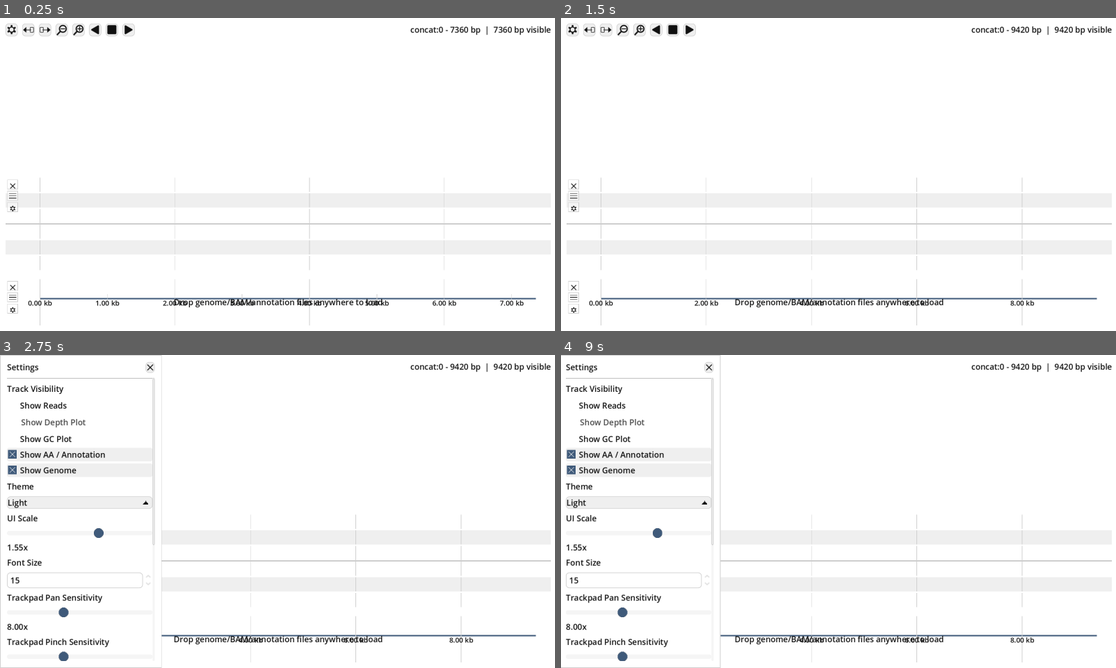
Above: before the commit, frames 1-4 (two rows, left to right).
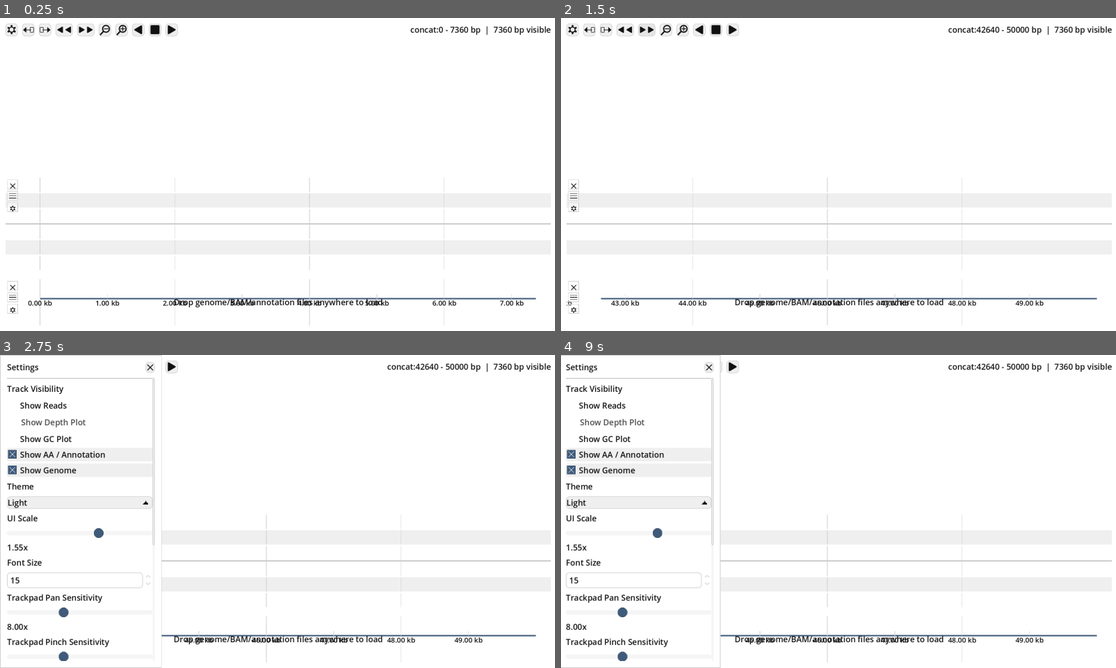
Above: after the commit, the same moments.

Repository: martinghunt/seqhiker
Game: Godot game, scene res://scenes/Main.tscn
Same seed, same stepped clock (60 frames per second), same inputs: the game is played once before the commit and once after it.
Inputs (mouse positions are in pixels of both pictures, inside the frame that each line leads up to):
- Up to frame 1 (0.25 s): no input
- Up to frame 2 (1.5 s): click (627, 30) at 0.5 s, where only the run after the commit has a clickable "BB"; click (644, 30) at 1.25 s, where only the run after the commit has a clickable "AA"
- Up to frame 3 (2.75 s): click "C" at 2 s
- Up to frame 4 (9 s): click "U" at 2.75 s; click "T" at 3.5 s; click "E" at 4.25 s; click "D" at 5 s; click "B" at 5.75 s; click "F" at 6.5 s; click "A" at 7.25 s; click "V" at 8 s; click "C" at 8.75 s

The runs differ from the first frame. In frame 1, 0.5% of the frame differs, in the area x 10-33%, y 1-6%; in frame 2, 1.4%, in the area x 1-100%, y 1-99%; in frame 3, 0.7%; in frame 4, 0.7%.

Commit message:
Add jump to start/end buttons

Diff:
--- a/scenes/Main.tscn
+++ b/scenes/Main.tscn
@@ -111,6 +111,18 @@
 shortcut = SubResource("Shortcut_pan_right")
 shortcut_in_tooltip = false
 text = "T"
+
+[node name="JumpStartButton" type="Button" parent="Root/TopBar/ActionClipper/ActionStrip"]
+layout_mode = 2
+tooltip_text = "Jump to genome start"
+theme_override_fonts/font = ExtResource("2_0bbpv")
+text = "BB"
+
+[node name="JumpEndButton" type="Button" parent="Root/TopBar/ActionClipper/ActionStrip"]
+layout_mode = 2
+tooltip_text = "Jump to genome end"
+theme_override_fonts/font = ExtResource("2_0bbpv")
+text = "AA"
 
 [node name="ZoomOutButton" type="Button" parent="Root/TopBar/ActionClipper/ActionStrip"]
 layout_mode = 2
--- a/scripts/genome_view.gd
+++ b/scripts/genome_view.gd
@@ -410,6 +410,26 @@
 		_zoom_tween.kill()
 	bp_per_px = clampf(bp_per_px_value, min_bp_per_px, max_bp_per_px)
 	view_start_bp = _clamp_start(start_bp)
+	_layout_read_scrollbar()
+	queue_redraw()
+	_emit_viewport_changed()
+
+func jump_to_start() -> void:
+	if _pan_tween and _pan_tween.is_running():
+		_pan_tween.kill()
+	if _zoom_tween and _zoom_tween.is_running():
+		_zoom_tween.kill()
+	view_start_bp = 0.0
+	_layout_read_scrollbar()
+	queue_redraw()
+	_emit_viewport_changed()
+
+func jump_to_end() -> void:
+	if _pan_tween and _pan_tween.is_running():
+		_pan_tween.kill()
+	if _zoom_tween and _zoom_tween.is_running():
+		_zoom_tween.kill()
+	view_start_bp = _clamp_start(float(chromosome_length))
 	_layout_read_scrollbar()
 	queue_redraw()
 	_emit_viewport_changed()
--- a/scripts/main.gd
+++ b/scripts/main.gd
@@ -50,7 +50,9 @@
 @onready var top_bar: HBoxContainer = $Root/TopBar
 @onready var settings_toggle_button: Button = $Root/TopBar/SettingsToggleButton
 @onready var pan_left_button: Button = $Root/TopBar/ActionClipper/ActionStrip/PanLeftButton
+@onready var jump_start_button: Button = $Root/TopBar/ActionClipper/ActionStrip/JumpStartButton
 @onready var pan_right_button: Button = $Root/TopBar/ActionClipper/ActionStrip/PanRightButton
+@onready var jump_end_button: Button = $Root/TopBar/ActionClipper/ActionStrip/JumpEndButton
 @onready var zoom_out_button: Button = $Root/TopBar/ActionClipper/ActionStrip/ZoomOutButton
 @onready var zoom_in_button: Button = $Root/TopBar/ActionClipper/ActionStrip/ZoomInButton
 @onready var play_button: Button = $Root/TopBar/ActionClipper/ActionStrip/PlayButton
@@ -299,7 +301,9 @@
 	close_settings_button.pressed.connect(_close_settings)
 	connect_button.pressed.connect(_connect_server)
 	pan_left_button.pressed.connect(func() -> void: genome_view.pan_by_fraction(-_pan_step_percent / 100.0))
+	jump_start_button.pressed.connect(func() -> void: genome_view.jump_to_start())
 	pan_right_button.pressed.connect(func() -> void: genome_view.pan_by_fraction(_pan_step_percent / 100.0))
+	jump_end_button.pressed.connect(func() -> void: genome_view.jump_to_end())
 	zoom_in_button.pressed.connect(func() -> void: genome_view.zoom_by(0.78))
 	zoom_out_button.pressed.connect(func() -> void: genome_view.zoom_by(1.28))
 	play_button.pressed.connect(_start_auto_play)
@@ -331,7 +335,9 @@
 	var controls := [
 		settings_toggle_button,
 		pan_left_button,
+		jump_start_button,
 		pan_right_button,
+		jump_end_button,
 		zoom_out_button,
 		zoom_in_button,
 		play_button,
